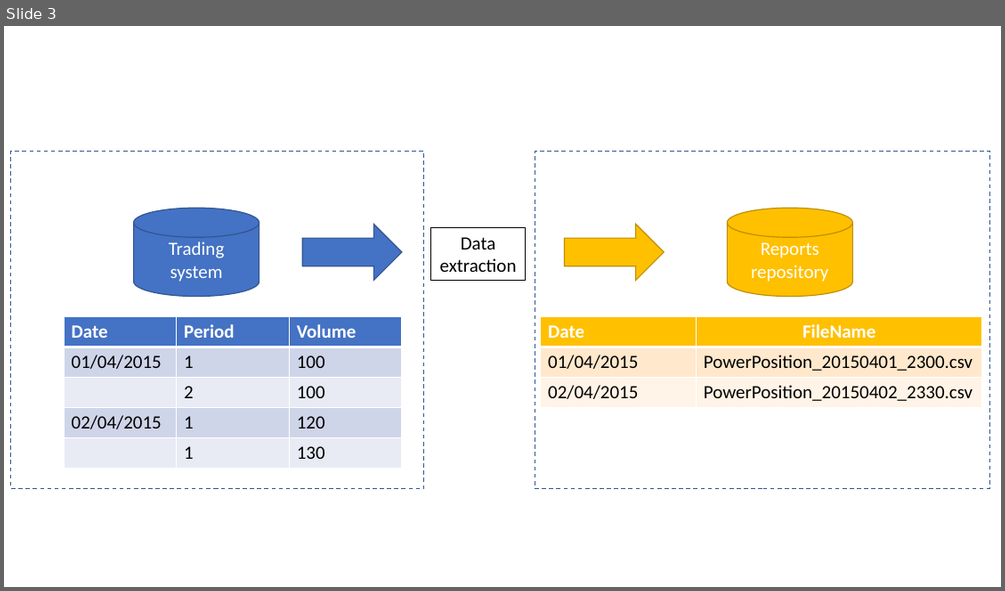
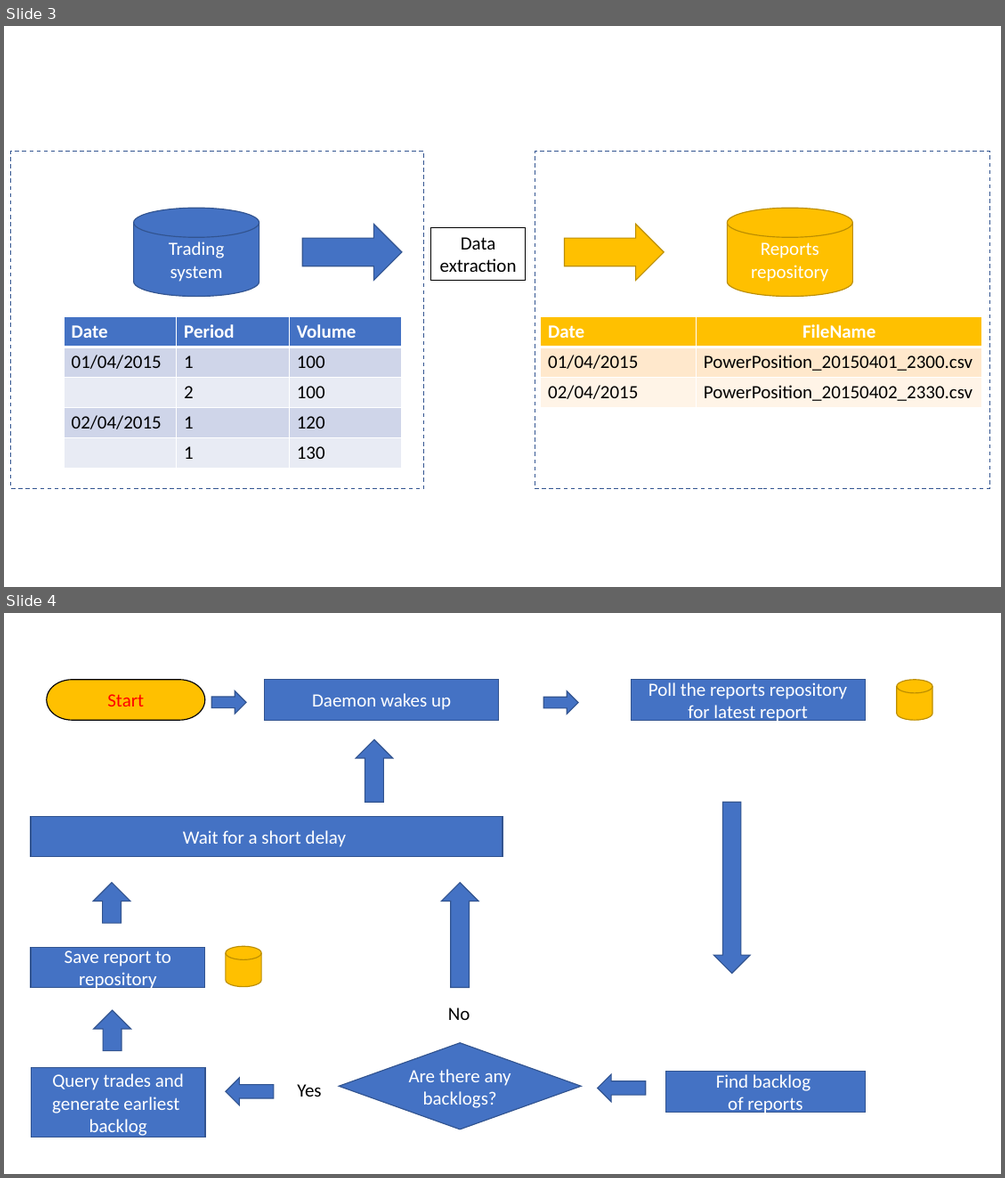
Before and after one commit to sdg002/AnyDotnetStuff, a slide deck: ContosoTradingReportGenerator/docs/ContosoTradingAggregator.pptx. Shown one above the other, each under a label of ours: slide 3 before the commit, slides 3 and 4 after it. The pictures are 1005x591 and 1005x1178 pixels, drawn with LibreOffice and Linux fonts; fonts in the diff are those of the drawing. Boxes give left, top, right and bottom in pixels: in the first picture for what was removed or moved away, otherwise in the second. Text is boxed around its words. In the diff, an @@ line names an element or a change of style, - is before the commit and + after.

```diff
--- a/ContosoTradingReportGenerator/docs/ContosoTradingAggregator.pptx
+++ b/ContosoTradingReportGenerator/docs/ContosoTradingAggregator.pptx
@@ slide 4 added at (x1=4, y1=613, x2=1001, y2=1174), background #FFFFFF @@
@@ pill shape added at (x1=47, y1=680, x2=205, y2=720), fill #FFC000, outline #000000 1 pt, 18 pt, text #FF0000 @@
+Start
@@ right arrow added at (x1=212, y1=690, x2=246, y2=714), fill #4472C4, outline #325491 1 pt @@
@@ rectangle added at (x1=265, y1=680, x2=499, y2=720), fill #4472C4, outline #325491 1 pt, 18 pt, text #FFFFFF @@
+Daemon wakes up
@@ right arrow added at (x1=544, y1=691, x2=578, y2=714), fill #4472C4, outline #325491 1 pt @@
@@ rectangle added at (x1=631, y1=680, x2=866, y2=720), fill #4472C4, outline #325491 1 pt, 18 pt, text #FFFFFF @@
+Poll the reports repository for latest report
@@ cylinder added at (x1=897, y1=680, x2=933, y2=720), fill #FFC000, outline #BD8E00 1 pt @@
@@ up arrow added at (x1=356, y1=739, x2=393, y2=802), fill #4472C4, outline #325491 1 pt @@
@@ rectangle added at (x1=31, y1=817, x2=502, y2=857), fill #4472C4, outline #325491 1 pt, 18 pt, text #FFFFFF @@
+Wait for a short delay
@@ down arrow added at (x1=713, y1=803, x2=751, y2=973), fill #4472C4, outline #325491 1 pt @@
@@ up arrow added at (x1=93, y1=882, x2=130, y2=923), fill #4472C4, outline #325491 1 pt @@
@@ up arrow added at (x1=442, y1=882, x2=479, y2=987), fill #4472C4, outline #325491 1 pt @@
@@ rectangle added at (x1=31, y1=948, x2=205, y2=988), fill #4472C4, outline #325491 1 pt, 18 pt, text #FFFFFF @@
+Save report to repository
@@ cylinder added at (x1=226, y1=947, x2=261, y2=987), fill #FFC000, outline #BD8E00 1 pt @@
@@ up arrow added at (x1=94, y1=1010, x2=131, y2=1051), fill #4472C4, outline #325491 1 pt @@
@@ text added at (x1=448, y1=1007, x2=470, y2=1020), 18 pt, text #000000 @@
+No
@@ diamond added at (x1=339, y1=1043, x2=582, y2=1130), fill #4472C4, outline #325491 1 pt, 18 pt, text #FFFFFF @@
+Are there any backlogs?
@@ rectangle added at (x1=31, y1=1068, x2=205, y2=1137), fill #4472C4, outline #325491 1 pt, 18 pt, text #FFFFFF @@
+Query trades and generate earliest
+backlog
@@ left arrow added at (x1=226, y1=1078, x2=273, y2=1105), fill #4472C4, outline #325491 1 pt @@
@@ text added at (x1=297, y1=1084, x2=321, y2=1096), 18 pt, text #000000 @@
+Yes
@@ left arrow added at (x1=598, y1=1074, x2=646, y2=1102), fill #4472C4, outline #325491 1 pt @@
@@ rectangle added at (x1=666, y1=1071, x2=865, y2=1111), fill #4472C4, outline #325491 1 pt, 18 pt, text #FFFFFF @@
+Find backlog
+of reports
```
Also in this commit, not shown: 5 other files.
